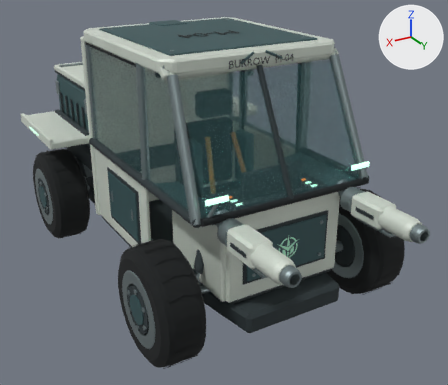
What one commit did to the glTF model public/models/mining-rover.glb.
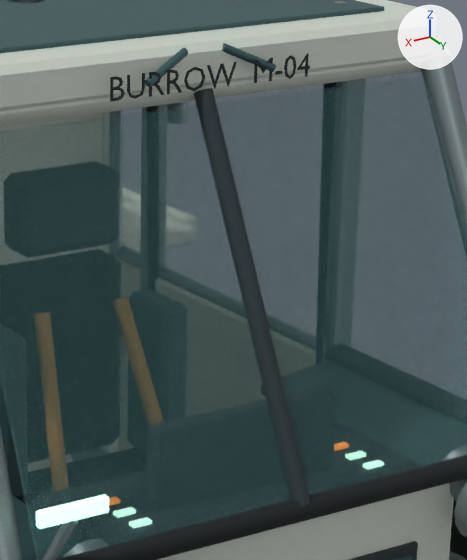
There are two pictures of each version: one whole from a 50 mm camera at (2.9, 5.42, 3.42) aimed at (-0.14, 0.36, 0.89), one close up on the part from 43% to 77% of the width and 9% to 56% of the height. Lighting does not change. The marker at upper right points along +X, +Y and +Z. The first two pictures are the older version. Where no turn or scale is listed for an object, it has been applied to the vertices. Vertices at exactly the same position are counted once.

The first close-up shows 'CabinDoor_Glazing Geometry', 'MiningRover_Glazing Geometry', 'MiningRover_Light Geometry', 'MiningRover_Markings Geometry', 'MiningRover_Surface Geometry' and 4 more.
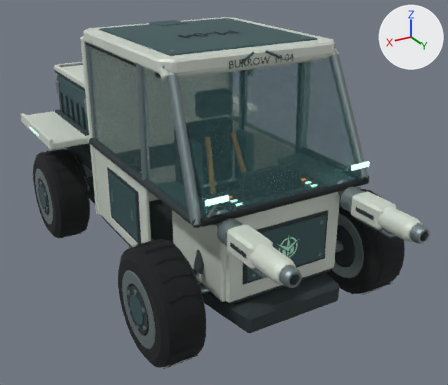
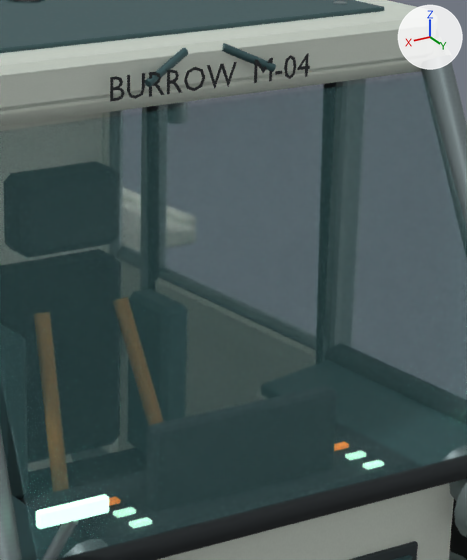
Boxes (x1, y1, x2, y2) around the edits, measured in the close-ups (467 x 560 px):
part 1 of me_skid_keel, deleted: before (194, 88, 310, 507)

What changed in the scene script:
```text
Change me_skid_keel:
    used by ob_miningrover_surface_geometry; location = (-1.294, 1.82, 0.25)
    remove me_skid_keel.from_pydata(...)  # 3056 vertices, 5604 faces; spans x 0.0..2.59, y -3.92..0.0, z 0.0..2.25
    add me_skid_keel.from_pydata(...)  # 3032 vertices, 5560 faces; spans x 0.0..2.59, y -3.92..0.0, z 0.0..2.25
    me_skid_keel part 1: the loose piece of 24 vertices spanning x 1.27..1.32, y -0.69..-0.13, z 1.08..2.12 is deleted
```
